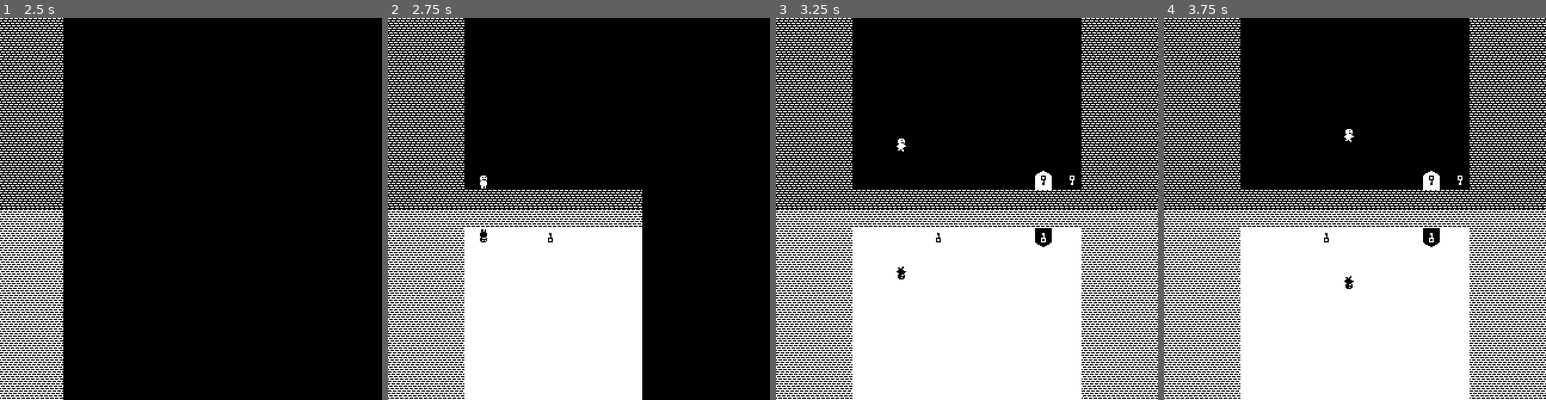
Above: before the commit, frames 1-4 (left to right).
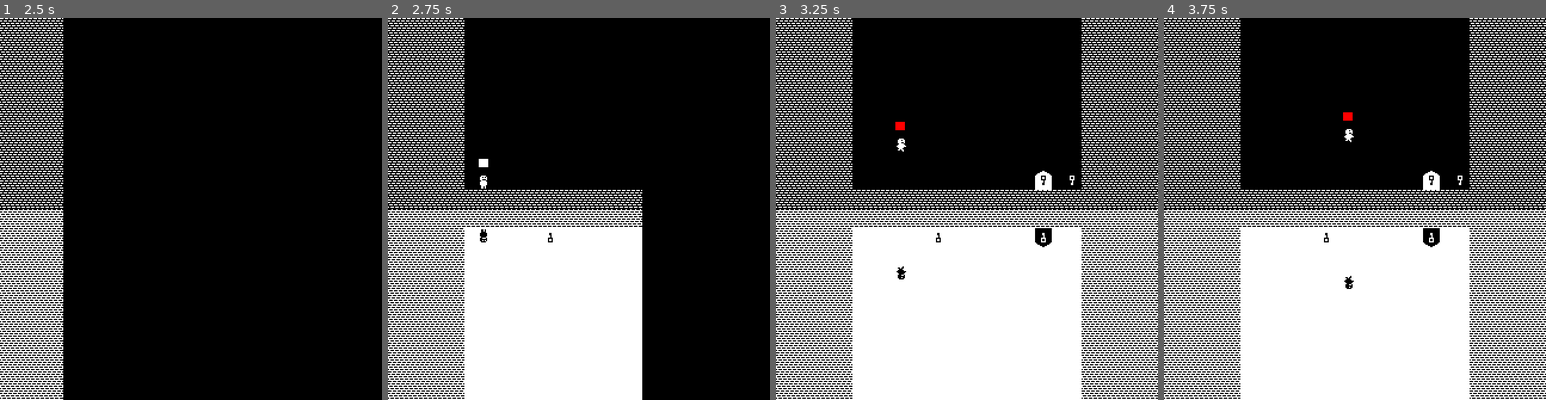
Above: after the commit, the same moments.

Repository: brianhall1313/Me-and-My-Shadow
Game: Godot game, scene res://Scenes/main.tscn
Two runs of this game, one before a commit and one after it. Both use one fixed random seed, a clock stepped at 60 frames per second and the inputs below.
Inputs:
- Up to frame 1 (2.5 s): hold Right (move_right) 0.53-2.03 s; tap Space (jump) at 0.6, 0.77, 1.07, 1.52, 1.55, 1.82, 2.1 s; tap Up (interact) at 1.35 s; hold Left (move_left) from 2.03 s (still down)
- Up to frame 2 (2.75 s): keep holding Left (move_left)
- Up to frame 3 (3.25 s): release Left (move_left) at 2.78 s; hold Right (move_right) from 2.78 s (still down); tap Up (interact) at 2.85 s; tap Space (jump) at 3.02, 3.05 s
- Up to frame 4 (3.75 s): keep holding Right (move_right); tap Space (jump) at 3.32, 3.6 s; tap Enter at 3.5 s

Frame 1 is identical in both runs. In frame 2, less than 0.1% of the frame differs, in the area x 23-27%, y 36-40%; in frame 3, less than 0.1%; in frame 4, less than 0.1%.

Commit message:
added testing indicator, and found a problem for wall jumps

Diff:
--- a/Scenes/player.gd
+++ b/Scenes/player.gd
@@ -45,7 +45,8 @@
 	var was_on_floor = is_on_floor()
 	move_and_slide()
 	wall_jump_available = is_on_wall_only()
-	if wall_jump_available: wall_jump_time.start()
+	if wall_jump_available:
+		wall_jump_time.start()
 	if was_on_floor and not is_on_floor() and not is_jumping:
 		is_falling = true
 		coyote_timer.start()
@@ -58,10 +59,15 @@
 
 
 func handle_wall_jump():
-	if not is_on_wall():return
+	if not is_on_wall():
+		if name == "player":
+			$"wall jump allowed".color = Color("red")
+		return
 	var wall_normal = get_wall_normal()
 	#wall normal points away from the wall,this is the direction you want to go
 	if is_on_wall_only() or wall_jump_available:
+		if name == "player":
+			$"wall jump allowed".color = Color("green")
 		if Input.is_action_just_pressed("move_left") and  wall_normal == Vector2.LEFT:
 			velocity.x = wall_normal.x * movement_data.speed
 			velocity.y = movement_data.jump_velocity
@@ -79,7 +85,7 @@
 			is_jumping = true
 			velocity.y = movement_data.jump_velocity
 			AudioController.jump.play()
-	if not is_on_floor():
+	elif not is_on_floor():
 		if Input.is_action_just_pressed("jump") and (is_falling or is_jumping):
 			if air_jumps:
 				air_jumps = false
--- a/Scenes/player.tscn
+++ b/Scenes/player.tscn
@@ -87,3 +87,9 @@
 [node name="wall_jump_time" type="Timer" parent="."]
 wait_time = 0.08
 one_shot = true
+
+[node name="wall jump allowed" type="ColorRect" parent="."]
+offset_left = -4.0
+offset_top = -18.0
+offset_right = 4.0
+offset_bottom = -11.0
